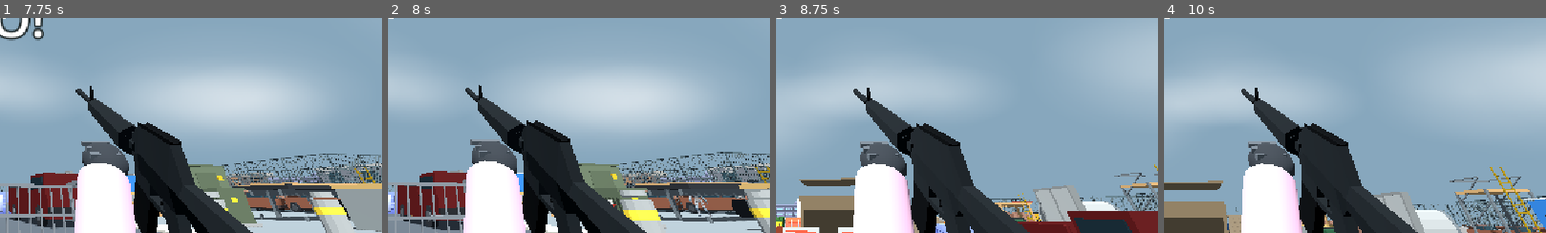
Above: before the commit, frames 1-4 (left to right).
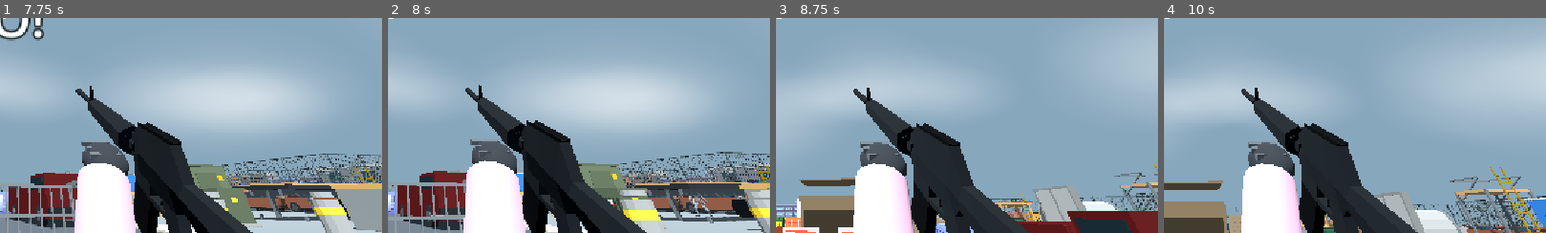
Above: after the commit, the same moments.

Repository: 302stang86/fdfd
Game: Godot game, scene res://menu.tscn
Two runs of this game, one before a commit and one after it. Both use one fixed random seed, a clock stepped at 60 frames per second and the inputs below.
Inputs (mouse positions are % of the whole screen's width and height, from its top left):
- Up to frame 1 (7.75 s): click "5-hit elimination" at 0.5 s; click "Normal" at 1.25 s; click "Normal" at 2 s; click "Play match" at 2.75 s; tap Enter at 3.5, 5.75, 5.85 s; move the mouse to (55, 50) at 3.52 s; hold W 3.53-4.25 s; tap M at 3.6 s; click (55, 50) at 3.67 s; tap Space at 3.77, 5, 5.27, 6.77, 7.25, 7.52 s; click "Play match" at 4.25 s; move the mouse to (45, 50) at 5.02 s; hold W from 5.03 s (still down); tap E at 5.1 s; click (45, 50) at 5.17 s; move the mouse to (52, 48) at 5.77 s; click (52, 48) at 5.92 s; move the mouse to (49, 52) at 6.52 s; tap R at 6.6 s; click (49, 52) at 6.67 s; move the mouse to (57, 51) at 7.27 s; hold C from 7.28 s (still down); click (57, 51) at 7.42 s
- Up to frame 2 (8 s): keep holding W; keep holding C
- Up to frame 3 (8.75 s): keep holding W; move the mouse to (42, 49) at 8.02 s; release C at 8.03 s; tap Shift at 8.1 s; click (42, 49) at 8.17 s; tap Space at 8.27 s
- Up to frame 4 (10 s): move the mouse to (51, 50) at 8.77 s; hold Ctrl 8.78-9.53 s; click (51, 50) at 8.92 s; move the mouse to (46, 48) at 9.52 s; release W at 9.53 s; hold D from 9.53 s (still down); tap 1 at 9.6 s; click (46, 48) at 9.67 s; tap Space at 9.77 s
The pictures show only the part of the screen within x 50-100%, y 50-100%; the shares and areas given below are measured in that part.

Frame 1 is identical in both runs. In frame 2, 0.1% of the frame differs, in the area x 78-86%, y 83-93%; in frame 3, less than 0.1%; in frame 4, less than 0.1%.

Commit message:
Add utility scoring and squad awareness to paintball bots

Diff:
--- a/bot_ai.gd
+++ b/bot_ai.gd
@@ -30,6 +30,18 @@
 	var destination := Vector3.INF
 	var patrol := Vector3.ZERO
 	var flank := 1.0
+	var burst_left := 0
+	var cover := Vector3.INF
+	var peek := Vector3.INF
+	var cover_focus := Vector3.INF
+	var cover_refresh := 0.0
+	var hide_left := 0.0
+	var camp_anchor := Vector3.INF
+	var camp_time := 0.0
+	var action := "patrol"
+	var visible_count := 0
+	var flank_goal := Vector3.INF
+	var flank_focus := Vector3.INF
 
 var states: Dictionary = {}
 var team_reports: Dictionary = {}
@@ -117,13 +129,15 @@
 func heard(source_team: int, point: Vector3, radius: float) -> void:
 	for bot in states:
 		var bot_state: BotState = states[bot]
-		if bot_state.team != source_team and bot.position.distance_to(point) < radius and not is_instance_valid(bot_state.target):
+		if bot_state.team != source_team and bot.position.distance_to(point) < radius and not is_instance_valid(bot_state.target) and bot_state.memory_left <= 1.2:
 			bot_state.memory = point
-			bot_state.memory_left = 4.0
+			bot_state.memory_left = 2.8
 
 func hit(bot: CharacterBody3D, from: Vector3) -> void:
 	var bot_state: BotState = states[bot]
 	bot_state.last_threat = from
+	bot_state.cover_refresh = 0.0
+	bot_state.hide_left = 0.9
 	bot_state.memory = from
 	bot_state.memory_left = 4.0
 	bot_state.reposition_left = 2.4 if bot_state.role != Role.WILDCARD else 1.0
@@ -138,7 +152,7 @@
 			team_reports.erase(team)
 	step_timer -= delta
 	if step_timer <= 0.0 and arena.player.is_on_floor() and Vector2(arena.player.velocity.x, arena.player.velocity.z).length() > 0.5:
-		heard(0, arena.player.position, 3.0 if arena.crouched else 9.0)
+		heard(0, arena.player.position, 3.0 if arena.crouched else clampf(Vector2(arena.player.velocity.x, arena.player.velocity.z).length() * 2.1, 5.0, 13.0))
 		step_timer = 0.35
 	for bot in states:
 		tick_bot(bot, states[bot], delta)
@@ -149,6 +163,8 @@
 	state.reposition_left -= delta
 	state.reaction_left -= delta
 	state.shot_left -= delta
+	state.cover_refresh -= delta
+	state.hide_left -= delta
 	if state.reload_left > 0.0:
 		state.reload_left = maxf(0.0, state.reload_left - delta)
 		if state.reload_left == 0.0:
@@ -156,60 +172,121 @@
 	if state.think_left <= 0.0:
 		state.think_left = THINK_INTERVAL[difficulty]
 		think(bot, state)
-	if is_instance_valid(state.target) and state.shot_left <= 0.0 and state.reaction_left <= 0.0 and state.reload_left <= 0.0:
+	var hiding := state.action == "retreat" or (state.action == "cover" and (state.hide_left > 0.0 or state.reload_left > 0.0))
+	var under_cover := hiding and bot.position.distance_to(state.cover) < 1.05
+	arena.set_bot_crouch(bot, under_cover)
+	if not under_cover and is_instance_valid(state.target) and state.shot_left <= 0.0 and state.reaction_left <= 0.0 and state.reload_left <= 0.0:
 		fire(bot, state)
-	arena.set_bot_crouch(bot, state.reload_left > 0.0 or state.reposition_left > 0.0 and state.role == Role.GUARD)
 	follow_path(bot, state, delta)
 
 func think(bot: CharacterBody3D, state: BotState) -> void:
 	var target := visible_target(bot, state)
 	if target != state.target:
-		state.reaction_left = REACTION[difficulty]
-	state.target = target
-	if is_instance_valid(target):
+		state.reaction_left = REACTION[difficulty] * randf_range(0.8, 1.3)
+		state.burst_left = 0
+		state.target = target
+	var visible := is_instance_valid(target)
+	if visible:
 		state.memory = target.position
 		state.memory_left = 5.0
+		if state.memory.distance_to(state.camp_anchor) > 1.9:
+			state.camp_anchor = state.memory
+			state.camp_time = 0.0
+		else:
+			state.camp_time += THINK_INTERVAL[difficulty]
 		if randf() <= SHARE_CHANCE[difficulty]:
-			team_reports[state.team] = {"point": state.memory, "remaining": 3.0}
-	elif state.memory_left <= 0.0 and team_reports.has(state.team):
-		state.memory = team_reports[state.team]["point"]
-		state.memory_left = 2.5
-
-	var informed := state.memory_left > 0.0
-	var focus := state.memory if informed else state.patrol
+			team_reports[state.team] = {"point": state.memory, "remaining": 3.0, "observer": bot}
+	elif team_reports.has(state.team):
+		var report: Dictionary = team_reports[state.team]
+		var observer := report.get("observer") as CharacterBody3D
+		if is_instance_valid(observer) and observer != bot and bot.position.distance_to(observer.position) < 26.0:
+			state.memory = report["point"]
+			state.memory_left = maxf(state.memory_left, float(report["remaining"]))
+	if state.memory_left <= 0.0:
+		state.camp_time = 0.0
+		state.camp_anchor = Vector3.INF
+		state.action = "patrol"
+		if bot.position.distance_to(state.patrol) < 1.4:
+			state.patrol = Vector3(randf_range(-17, 17), 0.1, randf_range(-15, 15))
+		var patrol := state.patrol
+		if state.role == Role.MARKSMAN and not high_ground.is_empty():
+			patrol = elevated_position(bot, state, patrol)
+		set_destination(bot, state, patrol)
+		return
+	var focus := state.memory
 	var away := Vector3(bot.position.x - focus.x, 0, bot.position.z - focus.z).normalized()
+	if away.is_zero_approx():
+		away = Vector3.FORWARD
+	var previous := state.action
+	state.action = choose_action(bot, state, visible)
 	var destination := focus
-	var wounded := int(bot.get_meta("health")) <= 1
-	var has_enemy := is_instance_valid(target)
-	if not informed and bot.position.distance_to(focus) < 1.4:
-		state.patrol = Vector3(randf_range(-17, 17), 0.1, randf_range(-15, 15))
-		destination = state.patrol
-	if state.role == Role.MARKSMAN and not high_ground.is_empty():
-		destination = elevated_position(bot, state, focus)
-	elif (state.reposition_left > 0.0 and state.role != Role.RUSHER) or state.reload_left > 0.0:
-		var threat := state.last_threat if state.reposition_left > 0.0 else focus
-		destination = cover_position(bot, threat)
-	elif informed:
-		match state.role:
-			Role.RUSHER:
-				destination = focus + away * (8.0 if wounded and state.reposition_left > 0.0 else 5.0)
-			Role.FLANKER:
-				if has_enemy and bot.position.distance_to(focus) < 7.0:
-					destination = bot.position
-				else:
-					destination = focus + away.rotated(Vector3.UP, state.flank * 1.25) * 8.0
-			Role.GUARD:
-				if has_enemy and not wounded and bot.position.distance_to(focus) <= 14.0:
-					destination = bot.position
-				elif wounded:
-					destination = cover_position(bot, focus)
-				else:
-					destination = focus + away * STANDOFF[state.role]
-			Role.WILDCARD:
-				destination = focus + away.rotated(Vector3.UP, state.flank * 0.65) * (7.0 if wounded else 11.0)
-			_:
+	match state.action:
+		"search":
+			if bot.position.distance_to(focus) < 1.2:
+				destination = focus + away.rotated(Vector3.UP, state.flank * 1.3) * 3.0
+		"retreat", "cover":
+			var retreat := state.action == "retreat"
+			if previous != state.action or state.cover_refresh <= 0.0 or state.cover_focus.distance_to(focus) > 3.5:
+				var positions := cover_position(bot, focus, retreat)
+				state.cover = positions[0]
+				state.peek = positions[1]
+				state.cover_focus = focus
+				state.cover_refresh = 1.65
+				if previous != state.action:
+					state.hide_left = 0.7
+			destination = state.cover
+			if not retreat and state.reload_left <= 0.0 and state.hide_left <= 0.0 and state.peek.is_finite():
+				destination = state.peek
+			if not destination.is_finite():
+				destination = focus + away * (bot.position.distance_to(focus) + 5.0)
+		"flank":
+			if previous != state.action or state.flank_focus.distance_to(focus) > 3.5:
+				state.flank_goal = focus + away.rotated(Vector3.UP, state.flank * 1.12) * STANDOFF[state.role]
+				state.flank_focus = focus
+			destination = state.flank_goal
+			if bot.position.distance_to(destination) < 1.6:
+				state.action = "engage"
+				state.camp_time = 0.0
+				destination = bot.position
+		"engage":
+			if state.role == Role.MARKSMAN and not high_ground.is_empty():
+				destination = elevated_position(bot, state, focus)
+			elif bot.position.distance_to(focus) <= STANDOFF[state.role] + 3.5:
+				destination = bot.position
+			else:
 				destination = focus + away * STANDOFF[state.role]
 	set_destination(bot, state, destination)
+
+func choose_action(bot: CharacterBody3D, state: BotState, visible: bool) -> String:
+	var allies := 0
+	var threats := {}
+	if visible:
+		threats[state.target] = true
+	for teammate in states:
+		var other: BotState = states[teammate]
+		if teammate == bot or other.team != state.team or bot.position.distance_to(teammate.position) > 16.0:
+			continue
+		allies += 1
+		if is_instance_valid(other.target):
+			threats[other.target] = true
+	var wounded := int(bot.get_meta("health")) <= 2
+	var pressure := maxi(0, maxi(state.visible_count, threats.size()) - allies - 1)
+	var camper := clampf(state.camp_time / 4.0, 0.0, 1.0)
+	var scores := {
+		"search": 2.5 if not visible else -1.0,
+		"engage": 3.6 if visible else 0.0,
+		"flank": (3.35 if state.role == Role.FLANKER else 1.2) + camper * 4.0 + minf(allies, 2) * 0.4,
+		"cover": 0.65 + (6.0 if state.reload_left > 0.0 else 0.0) + (4.0 if state.reposition_left > 0.0 else 0.0),
+		"retreat": (4.8 if wounded and (state.reposition_left > -2.0 or state.visible_count > 1) else 0.0) + pressure * 2.6,
+	}
+	var best := "search"
+	var highest := -INF
+	for action in scores:
+		var score: float = scores[action] + (0.35 if action == state.action else 0.0)
+		if score > highest:
+			best = action
+			highest = score
+	return best
 
 func visible_target(bot: CharacterBody3D, state: BotState) -> CharacterBody3D:
 	var candidates: Array = arena.bots.duplicate()
@@ -217,6 +294,7 @@
 		candidates.append(arena.player)
 	var best: CharacterBody3D
 	var best_distance := 31.0
+	state.visible_count = 0
 	var origin := bot.position + Vector3.UP * (0.78 if bot.get_meta("crouched") else 1.22)
 	for candidate in candidates:
 		if candidate == bot or int(candidate.get_meta("team", 0)) == state.team:
@@ -224,7 +302,7 @@
 		var end: Vector3 = candidate.position + Vector3.UP * (0.72 if (arena.crouched if candidate == arena.player else candidate.get_meta("crouched", false)) else 1.12)
 		var difference := end - origin
 		var distance := difference.length()
-		if distance >= best_distance:
+		if distance >= 31.0:
 			continue
 		if candidate == arena.player and arena.player.get("hiding") and distance > 5.0:
 			continue # hiding inside a prop: only spotted from close range
@@ -232,8 +310,10 @@
 			continue
 		var hit: Dictionary = arena.trace(origin, end, bot.get_rid())
 		if hit.get("collider") == candidate:
-			best = candidate
-			best_distance = distance
+			state.visible_count += 1
+			if distance < best_distance:
+				best = candidate
+				best_distance = distance
 	return best
 
 func elevated_position(bot: CharacterBody3D, state: BotState, focus: Vector3) -> Vector3:
@@ -257,25 +337,44 @@
 			best_score = score
 	return best
 
-func cover_position(bot: CharacterBody3D, threat: Vector3) -> Vector3:
+func cover_position(bot: CharacterBody3D, threat: Vector3, retreat: bool) -> PackedVector3Array:
 	var origin := threat + Vector3.UP * 1.14
-	var best := bot.position
+	var best := Vector3.INF
+	var best_peek := Vector3.INF
 	var best_score := -INF
 	var nav_map := nav_region.get_navigation_map()
 	for index in range(12):
 		var direction := Vector3.FORWARD.rotated(Vector3.UP, index * TAU / 12.0)
-		var point := NavigationServer3D.map_get_closest_point(nav_map, bot.position + direction * 5.0)
+		var point := NavigationServer3D.map_get_closest_point(nav_map, bot.position + direction * (3.2 if index % 2 == 0 else 6.0))
 		var distance := bot.position.distance_to(point)
-		if distance < 1.0 or distance > 9.0 or absf(point.y - bot.position.y) > 0.8:
-			continue
-		var hit: Dictionary = arena.trace(origin, point + Vector3.UP * 0.85, bot.get_rid())
-		var score := point.distance_to(threat) * 0.3 - distance * 0.1
-		if hit.get("collider") is StaticBody3D:
-			score += 9.0
+		if distance > 9.0 or absf(point.y - bot.position.y) > 0.8:
+			continue
+		var hit: Dictionary = arena.trace(point + Vector3.UP * 0.78, origin, bot.get_rid())
+		if not hit.get("collider") is StaticBody3D:
+			continue
+		var path := NavigationServer3D.map_get_path(nav_map, bot.position, point, true)
+		if path.is_empty() or path[-1].distance_to(point) > 0.75:
+			continue
+		var side := Vector3(point.z - threat.z, 0, threat.x - point.x).normalized()
+		var peek := Vector3.INF
+		for sign_value in [-1.0, 1.0]:
+			var open_point := NavigationServer3D.map_get_closest_point(nav_map, point + side * sign_value * 1.55)
+			if open_point.distance_to(point) > 2.0 or absf(open_point.y - point.y) > 0.5:
+				continue
+			var lane: Dictionary = arena.trace(open_point + Vector3.UP * 1.22, origin, bot.get_rid())
+			if not lane.get("collider") is StaticBody3D:
+				var peek_path := NavigationServer3D.map_get_path(nav_map, point, open_point, true)
+				if not peek_path.is_empty() and peek_path[-1].distance_to(open_point) < 0.6:
+					peek = open_point
+					break
+		var score := (point.distance_to(threat) - bot.position.distance_to(threat)) * (0.7 if retreat else 0.18) - distance * 0.45
+		if peek.is_finite():
+			score += 0.8 if retreat else 3.8
 		if score > best_score:
 			best = point
+			best_peek = peek
 			best_score = score
-	return best
+	return PackedVector3Array([best, best_peek])
 
 func set_destination(bot: CharacterBody3D, state: BotState, destination: Vector3) -> void:
 	if bot.position.distance_to(destination) < 0.75:
@@ -297,9 +396,9 @@
 			break
 		state.path_index += 1
 	if is_instance_valid(state.target):
-		var face := state.target.position - bot.position
+		var face := state.memory - bot.position
 		face.y = 0
-		state.facing = face.normalized()
+		state.facing = state.facing.lerp(face.normalized(), clampf(delta * 8.0, 0.0, 1.0)).normalized()
 	elif not travel.is_zero_approx():
 		state.facing = travel
 	var speed := 1.7 if bot.get_meta("crouched") else (3.35 if state.role == Role.RUSHER else 2.7)
@@ -324,7 +423,12 @@
 	var spread: float = AIM_SPREAD[difficulty] * maxf(4.0, distance) * (1.18 if state.target.velocity.length() > 1.0 else 0.83)
 	var offset := Vector3(randfn(0.0, spread), randfn(0.0, spread * 0.66), randfn(0.0, spread))
 	arena.launch_paintball(origin, aim + offset, bot.get_rid(), state.team, state.marker)
-	state.shot_left = maxf(float(arena.SHOT_INTERVALS[state.marker]), 0.53) * randf_range(1.08, 1.45)
+	if state.burst_left <= 0:
+		state.burst_left = randi_range(2, 4) if state.marker == 0 else 1
+	state.burst_left -= 1
+	state.shot_left = maxf(float(arena.SHOT_INTERVALS[state.marker]), 0.22) * randf_range(1.04, 1.32)
+	if state.burst_left == 0:
+		state.shot_left += randf_range(0.45, 0.88)
 	state.ammo -= 1
 	if state.ammo == 0:
 		state.reload_left = arena.RELOAD_TIMES[state.marker]
